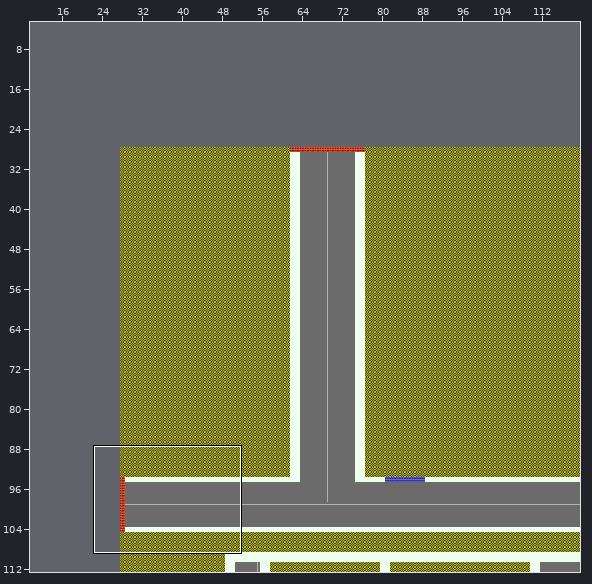
Tiled map, stored at Assets/Graphics/Maps/Gray Box/RetailGraybox.tmx. Above, an overview of the earlier version with the close-up marked.
Close-up. The starting point:
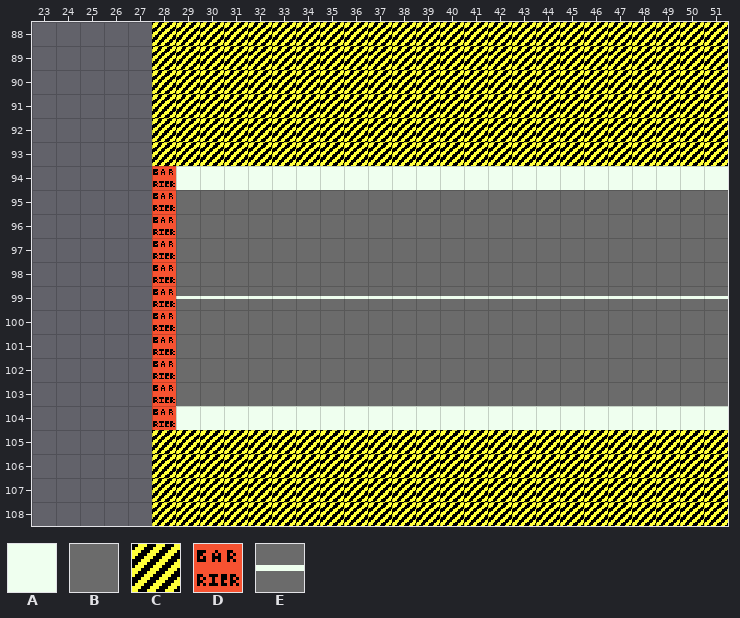
Cells are 16x16 px. Shown: x 23..51, y 88..108. The commit also changed other parts of the map, which this record leaves out. The old version is drawn lined up with the new one.
Key: from "Debug": A 0, B 2, C 4, D 5, E 7.
_ is an empty cell, # one hidden under a higher layer.
Layers that did not change in this view are not listed.
Layer "Graybox/GrayBox" before, first column x 23:
 88 _____CCCCCCCCCCCCCCCCCCCCCCCC
 89 _____CCCCCCCCCCCCCCCCCCCCCCCC
 90 _____CCCCCCCCCCCCCCCCCCCCCCCC
 91 _____CCCCCCCCCCCCCCCCCCCCCCCC
 92 _____CCCCCCCCCCCCCCCCCCCCCCCC
 93 _____CCCCCCCCCCCCCCCCCCCCCCCC
 94 _____#AAAAAAAAAAAAAAAAAAAAAAA
 95 _____#BBBBBBBBBBBBBBBBBBBBBBB
 96 _____#BBBBBBBBBBBBBBBBBBBBBBB
 97 _____#BBBBBBBBBBBBBBBBBBBBBBB
 98 _____#BBBBBBBBBBBBBBBBBBBBBBB
 99 _____#EEEEEEEEEEEEEEEEEEEEEEE
100 _____#BBBBBBBBBBBBBBBBBBBBBBB
101 _____#BBBBBBBBBBBBBBBBBBBBBBB
102 _____#BBBBBBBBBBBBBBBBBBBBBBB
103 _____#BBBBBBBBBBBBBBBBBBBBBBB
104 _____#AAAAAAAAAAAAAAAAAAAAAAA
105 _____CCCCCCCCCCCCCCCCCCCCCCCC
106 _____CCCCCCCCCCCCCCCCCCCCCCCC
107 _____CCCCCCCCCCCCCCCCCCCCCCCC
108 _____CCCCCCCCCCCCCCCCCCCCCCCC
Layer "Graybox/Barriers" before, first column x 23:
 88 _____________________________
 89 _____________________________
 90 _____________________________
 91 _____________________________
 92 _____________________________
 93 _____________________________
 94 _____D_______________________
 95 _____D_______________________
 96 _____D_______________________
 97 _____D_______________________
 98 _____D_______________________
 99 _____D_______________________
100 _____D_______________________
101 _____D_______________________
102 _____D_______________________
103 _____D_______________________
104 _____D_______________________
105 _____________________________
106 _____________________________
107 _____________________________
108 _____________________________
Now the later version:
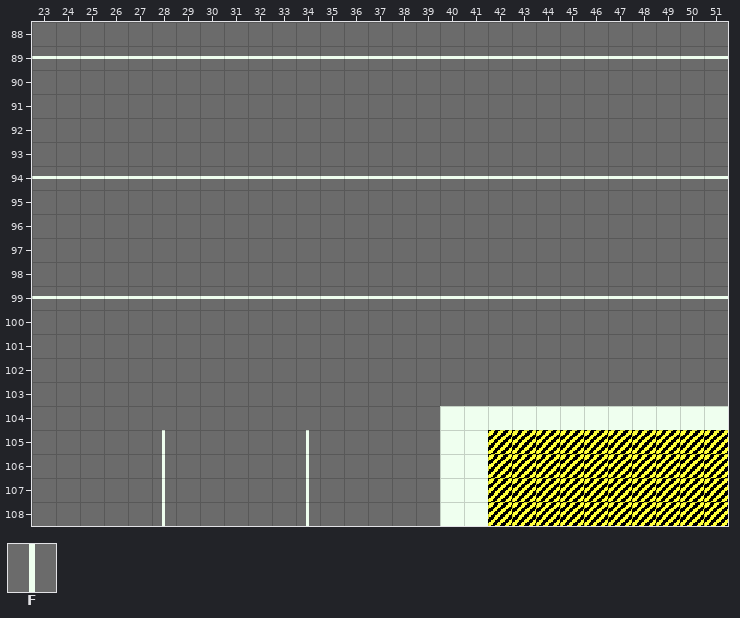
Further tiles: from "Debug": F 3.
Difference:
{"change": "map size 196x126 -> 224x154 cells (old content now starts at 28,28; both pictures use the new coordinates)"}
{"where": "layer \"Graybox/GrayBox\""}
{"y":88,"x":28,"old":"CCCCCCCCCCCCCCCCCCCCCCCC","new":"BBBBBBBBBBBBBBBBBBBBBBBB"}
{"y":89,"x":23,"old":"_____CCCCCCCCCCCCCCCCCCCCCCCC","new":"EEEEEEEEEEEEEEEEEEEEEEEEEEEEE"}
{"y":90,"x":28,"old":"CCCCCCCCCCCCCCCCCCCCCCCC","new":"BBBBBBBBBBBBBBBBBBBBBBBB"}
{"y":91,"x":28,"old":"CCCCCCCCCCCCCCCCCCCCCCCC","new":"BBBBBBBBBBBBBBBBBBBBBBBB"}
{"y":92,"x":28,"old":"CCCCCCCCCCCCCCCCCCCCCCCC","new":"BBBBBBBBBBBBBBBBBBBBBBBB"}
{"y":93,"x":28,"old":"CCCCCCCCCCCCCCCCCCCCCCCC","new":"BBBBBBBBBBBBBBBBBBBBBBBB"}
{"y":94,"x":23,"old":"_____#AAAAAAAAAAAAAAAAAAAAAAA","new":"EEEEEEEEEEEEEEEEEEEEEEEEEEEEE"}
{"y":99,"x":23,"old":"_____","new":"EEEEE"}
{"y":104,"x":28,"old":"#AAAAAAAAAAA","new":"BBBBBBBBBBBB"}
{"y":105,"x":28,"old":"CCCCCCCCCCCCCC","new":"FBBBBBFBBBBBAA"}
{"y":106,"x":28,"old":"CCCCCCCCCCCCCC","new":"FBBBBBFBBBBBAA"}
{"y":107,"x":28,"old":"CCCCCCCCCCCCCC","new":"FBBBBBFBBBBBAA"}
{"y":108,"x":28,"old":"CCCCCCCCCCCCCC","new":"FBBBBBFBBBBBAA"}
{"where": "layer \"Graybox/Barriers\""}
{"y":94,"x":28,"old":"D","new":"_"}
{"y":95,"x":28,"old":"D","new":"_"}
{"y":96,"x":28,"old":"D","new":"_"}
{"y":97,"x":28,"old":"D","new":"_"}
{"y":98,"x":28,"old":"D","new":"_"}
{"y":99,"x":28,"old":"D","new":"_"}
{"y":100,"x":28,"old":"D","new":"_"}
{"y":101,"x":28,"old":"D","new":"_"}
{"y":102,"x":28,"old":"D","new":"_"}
{"y":103,"x":28,"old":"D","new":"_"}
{"y":104,"x":28,"old":"D","new":"_"}
{"label":"changed","picture_box":[32,22,728,526]}
